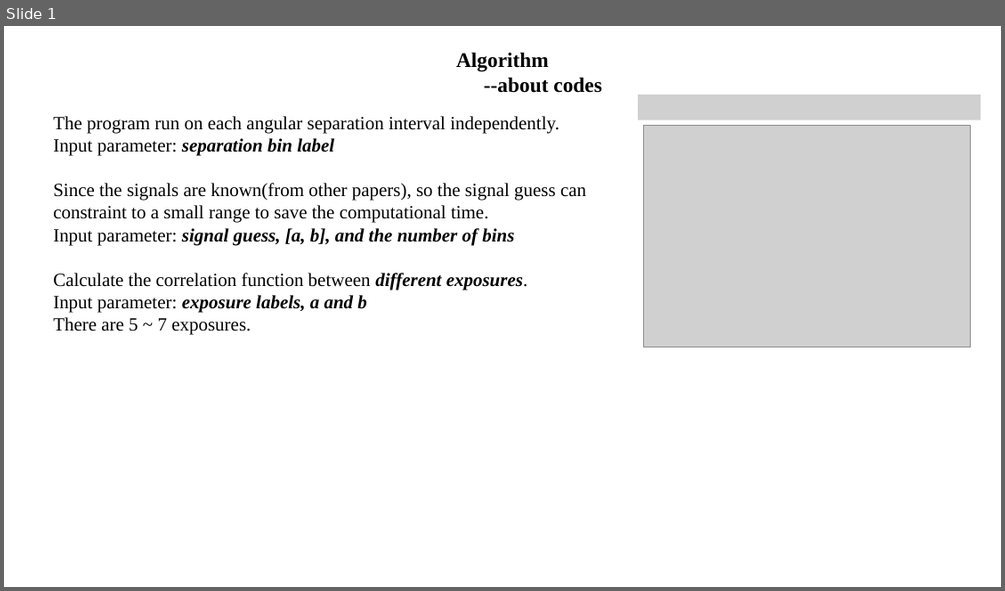
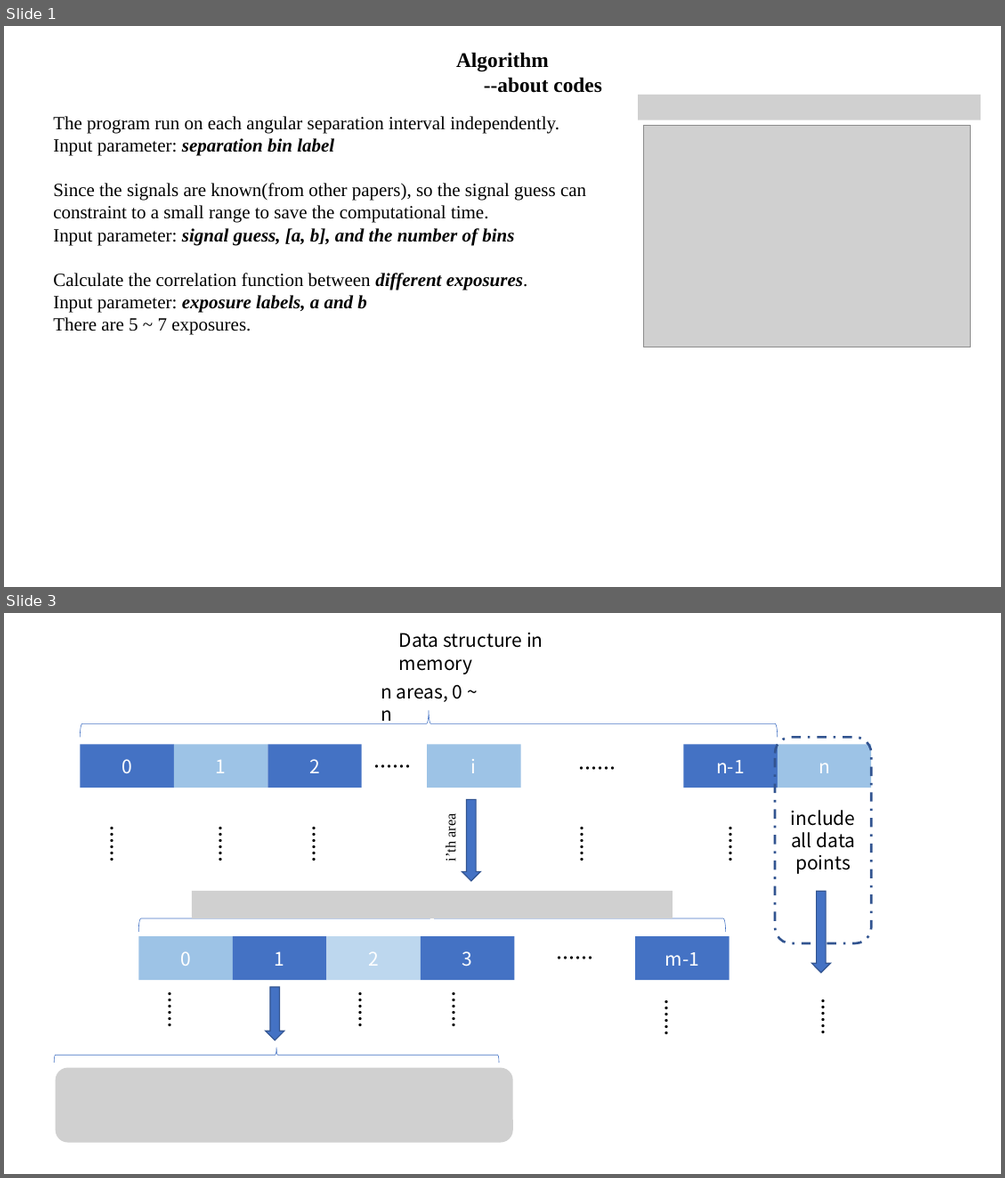
Before and after one commit to hekunlie/astrophy-research, a slide deck: correlation/Notes/2D_Correlation.pptx. Shown one above the other, each under a label of ours: slide 1 before the commit, slides 1 and 3 after it; the slides between them are not shown. The pictures are 1005x591 and 1005x1178 pixels, drawn with LibreOffice and Linux fonts; fonts in the diff are those of the drawing; grey boxes stand for pictures. Boxes give left, top, right and bottom in pixels: in the first picture for what was removed or moved away, otherwise in the second. Text is boxed around its words. In the diff, an @@ line names an element or a change of style, - is before the commit and + after.

```diff
--- a/correlation/Notes/2D_Correlation.pptx
+++ b/correlation/Notes/2D_Correlation.pptx
@@ slide 3 added at (4,613,1001,1174), background #FFFFFF @@
@@ text added at (399,633,543,674), 18 pt, text #000000 @@
+Data structure in memory
@@ text added at (380,684,463,724), 18 pt, text #000000 @@
+n areas, 0 ~ n
@@ right brace added at (80,711,777,738), outline #4472C4 0.5 pt @@
@@ rectangle added at (81,744,175,787), fill #4472C4, 18 pt, text #FFFFFF @@
+0
@@ rectangle added at (174,744,268,787), fill #9DC3E6, 18 pt, text #FFFFFF @@
+1
@@ rectangle added at (268,744,362,787), fill #4472C4, 18 pt, text #FFFFFF @@
+2
@@ rectangle added at (428,744,521,787), fill #9DC3E6, 18 pt, text #FFFFFF @@
+i
@@ rectangle added at (684,744,778,787), fill #4472C4, 18 pt, text #FFFFFF @@
+n-1
@@ rounded rectangle added at (775,737,872,943), outline #325491 2.25 pt dashed, 18 pt, text #000000 @@
+include all data points
@@ rectangle added at (777,744,872,787), fill #9DC3E6, 18 pt, text #FFFFFF @@
+n
@@ text added at (356,751,430,780), 18 pt, text #000000, bold @@
+……
@@ text added at (560,753,635,783), 18 pt, text #000000, bold @@
+……
@@ down arrow added at (461,799,480,881), fill #4472C4, outline #325491 1 pt @@
@@ text added at (97,807,127,882), 18 pt, text #000000, bold @@
+……
@@ text added at (206,807,235,882), 18 pt, text #000000, bold @@
+……
@@ text added at (300,807,330,882), 18 pt, text #000000, bold @@
+……
@@ text added at (443,815,459,861), 14 pt, text #000000 @@
+i’th area
@@ text added at (568,807,598,882), 18 pt, text #000000, bold @@
+……
@@ text added at (717,807,746,882), 18 pt, text #000000, bold @@
+……
@@ right brace added at (139,905,726,932), outline #4472C4 0.5 pt @@
@@ picture added at (192,891,672,918) @@
@@ down arrow added at (811,892,830,973), fill #4472C4, outline #325491 1 pt @@
@@ group added at (138,936,729,980): 5 rectangles, 1 text @@
+……
+0
+1
+2
+3
+m-1
@@ text added at (155,972,185,1046), 18 pt, text #000000, bold @@
+……
@@ text added at (345,972,375,1046), 18 pt, text #000000, bold @@
+……
@@ text added at (439,973,469,1047), 18 pt, text #000000, bold @@
+……
@@ text added at (652,981,682,1055), 18 pt, text #000000, bold @@
+……
@@ text added at (809,980,839,1054), 18 pt, text #000000, bold @@
+……
@@ down arrow added at (266,987,284,1040), fill #4472C4, outline #325491 1 pt @@
@@ right brace added at (54,1046,499,1062), outline #4472C4 0.5 pt @@
@@ picture added at (56,1068,513,1143) @@
```
Also in this commit, not shown: 2 other slides added, 3 slides removed, 9 other files.
